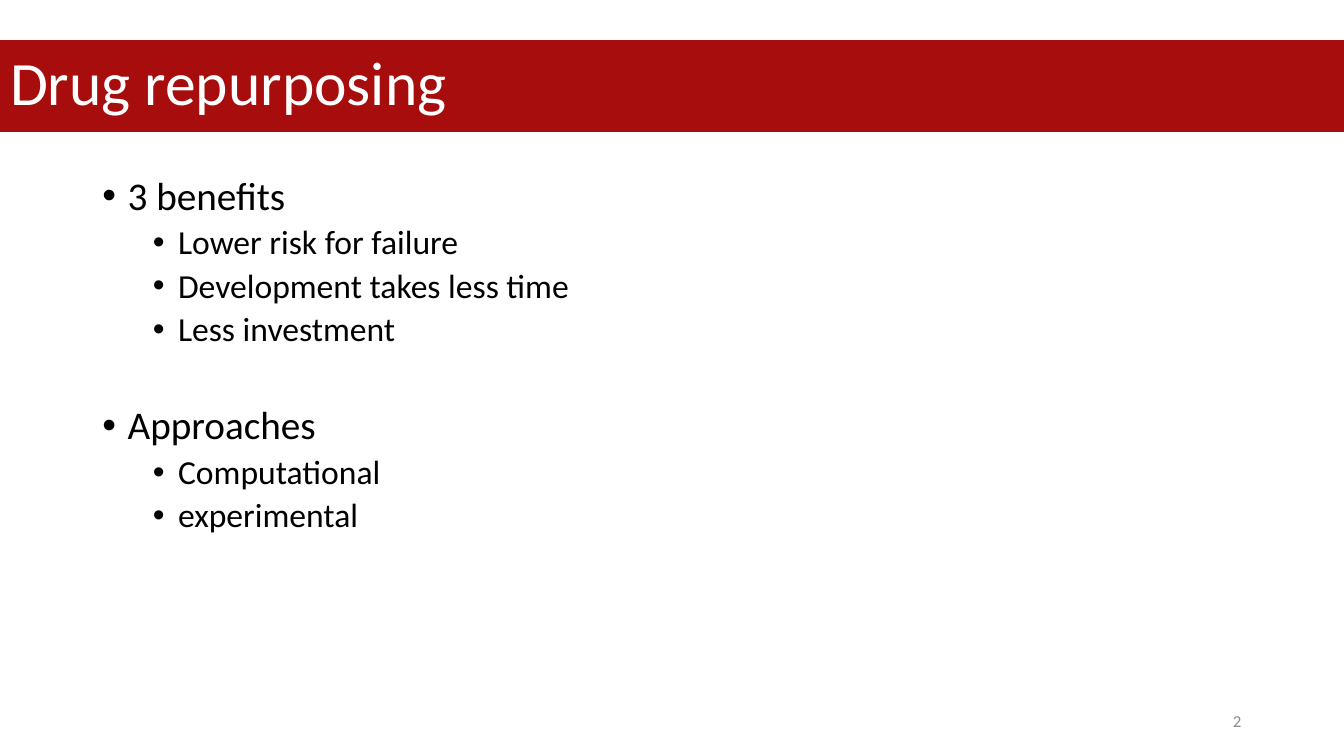
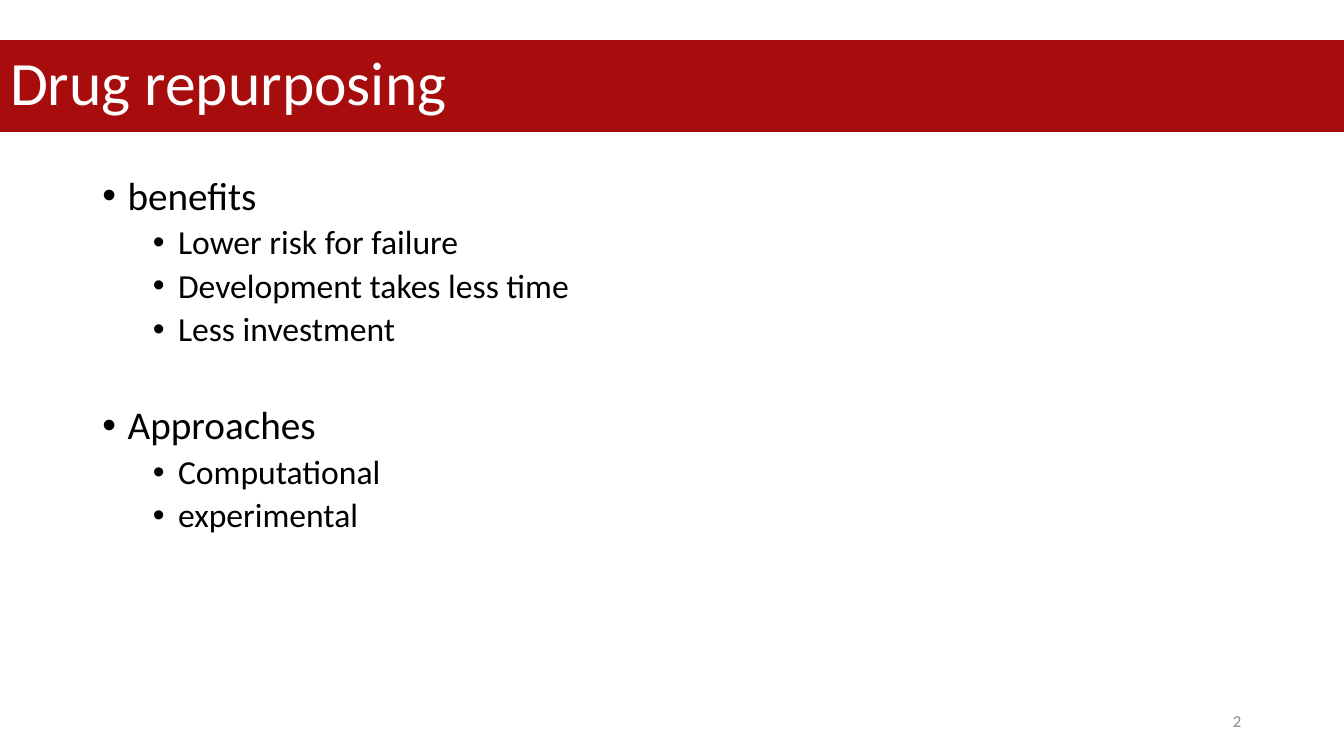
Before and after one commit to datascience-mobi-2023/topic05_team02, a slide deck: slide 2 of project proposal.pptx. Drawn at 1344x756 pixels with LibreOffice and Linux fonts; fonts in the diff are those of the drawing. Boxes give left, top, right and bottom in pixels: in the first picture for what was removed or moved away, otherwise in the second. Text is boxed around its words. In the diff, an @@ line names an element or a change of style, - is before the commit and + after.

```diff
--- a/project proposal.pptx
+++ b/project proposal.pptx
@@ text at box(128, 182, 257, 211): text changed @@
-• 3 benefits
+• benefits
```
Also in this commit, not shown: 6 other slides changed, 1 slide added, 1 slide removed.
